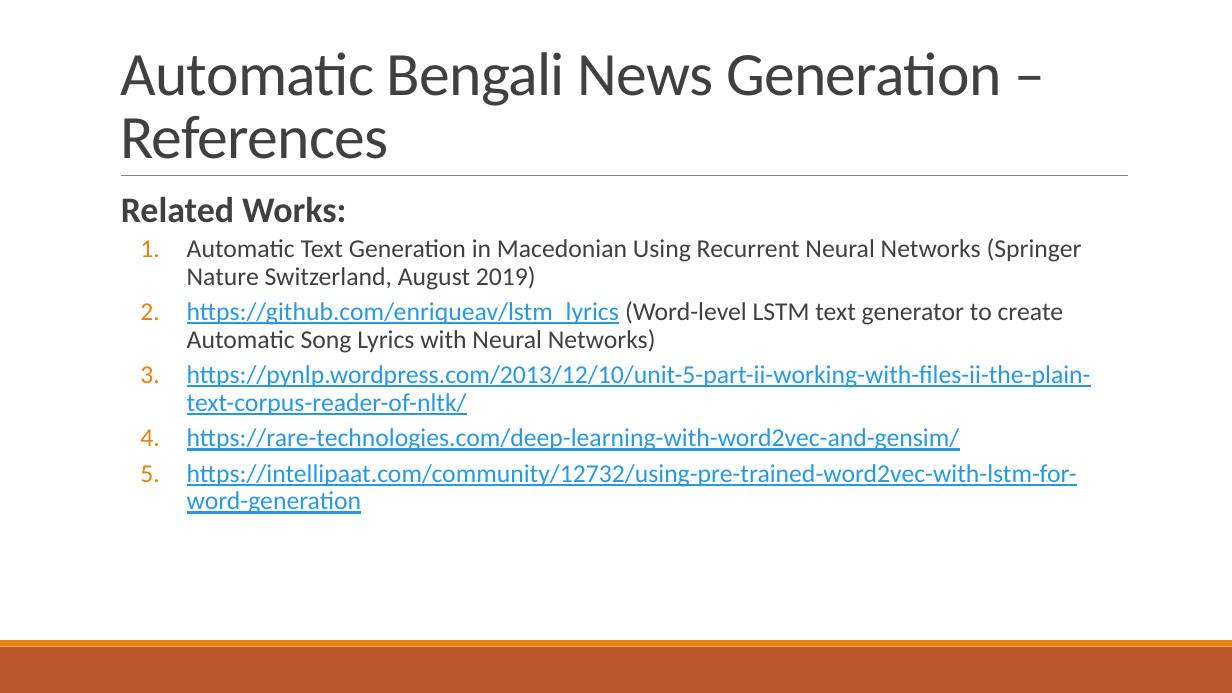
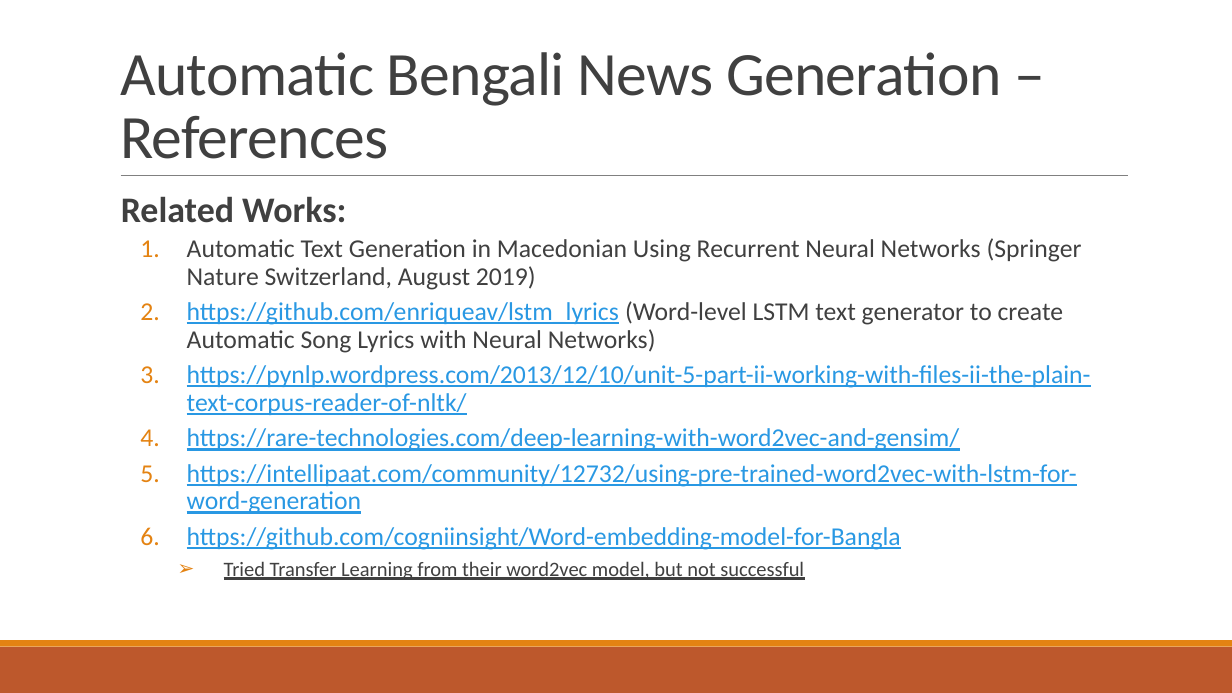
Before and after one commit to minhazul-alam/News_Gen, a slide deck: slide 6 of Minhaz_Shahadat/Bengali_News_Generation_Final_Presentation.pptx. Drawn at 1232x693 pixels with LibreOffice and Linux fonts; fonts in the diff are those of the drawing. Boxes give left, top, right and bottom in pixels: in the first picture for what was removed or moved away, otherwise in the second. Text is boxed around its words. In the diff, an @@ line names an element or a change of style, - is before the commit and + after.

```diff
--- a/Minhaz_Shahadat/Bengali_News_Generation_Final_Presentation.pptx
+++ b/Minhaz_Shahadat/Bengali_News_Generation_Final_Presentation.pptx
@@ text at (187,527,901,580): paragraphs added @@
+  6. https://github.com/cogniinsight/Word-embedding-model-for-Bangla
+      ➢ Tried Transfer Learning from their word2vec model, but not successful
```
Also in this commit, not shown: 1 slide added.
